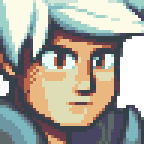
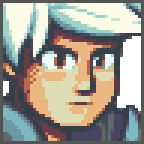
Before/after of a 144 x 144 layered artwork. What changed in the layer stack:
added layer "Layer 2" above "Background" over (0, 0, 144, 144)
